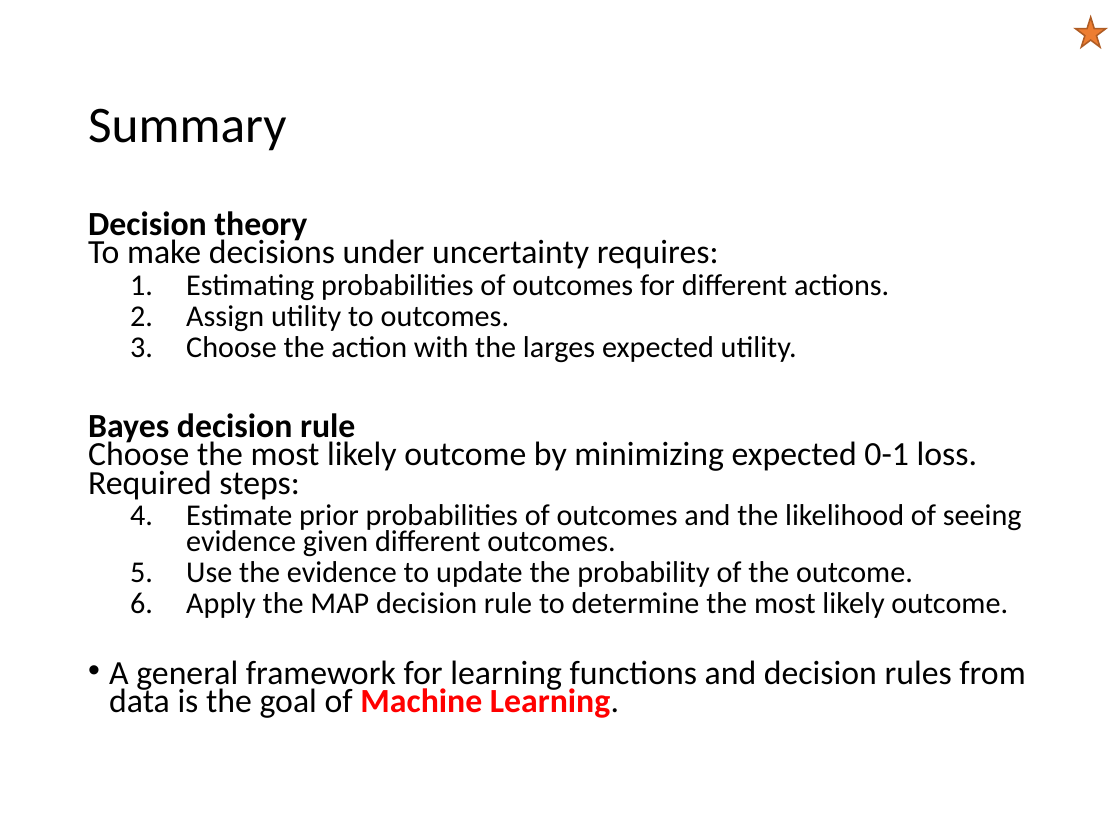
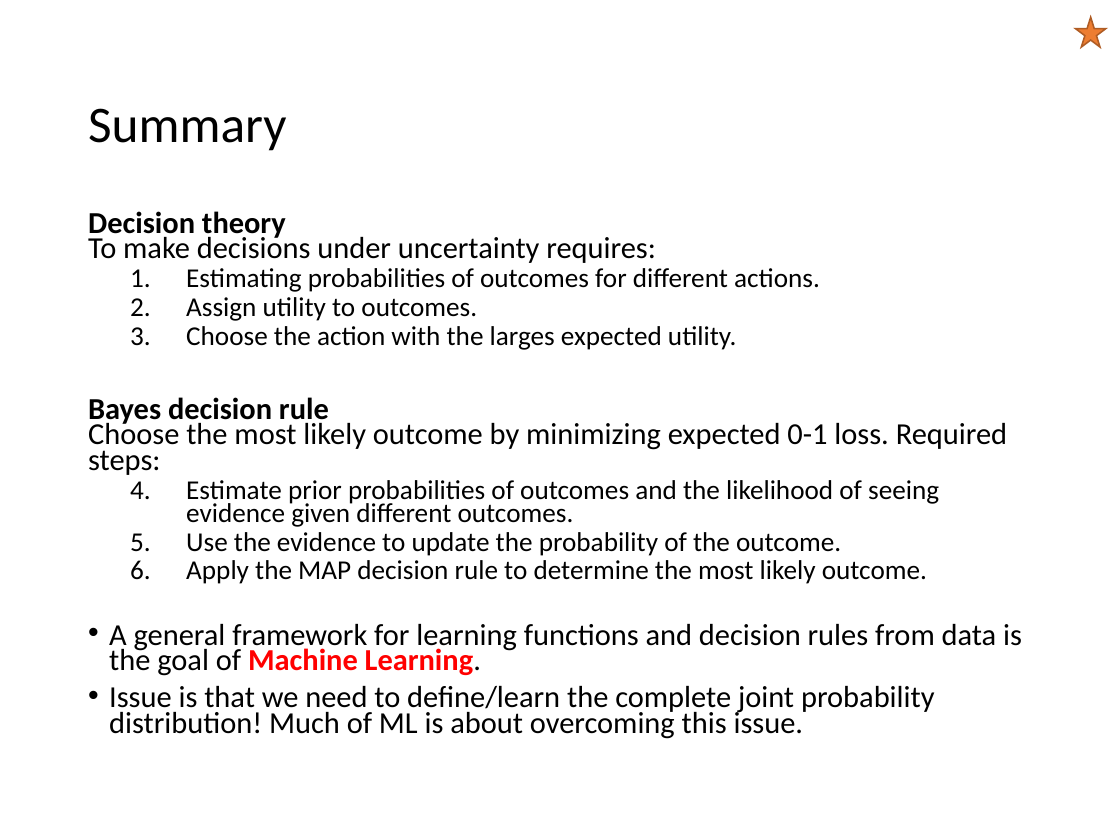
Before and after one commit to mhahsler/CS7320-AI, a slide deck: slide 42 of slides/12_uncertainty.pptx (slide 41 before the commit). Drawn at 1120x840 pixels with LibreOffice and Linux fonts; fonts in the diff are those of the drawing. Boxes give left, top, right and bottom in pixels: in the first picture for what was removed or moved away, otherwise in the second. Text is boxed around its words. In the diff, an @@ line names an element or a change of style, - is before the commit and + after.

```diff
--- a/slides/12_uncertainty.pptx
+++ b/slides/12_uncertainty.pptx
@@ text at <box>88,211,1022,676</box>: size 21.7 to 19.6 pt in "Decision theory To make decisions under uncertainty ...", "Bayes decision rule Choose the most likely ...", "A general framework for learning functions and ..."; size 19.4 to 17.5 pt in "Estimating probabilities of outcomes for different actions.", "Assign utility to outcomes.", "Choose the action with the larges expected ...", "Estimate prior probabilities of outcomes and the ..." and 2 more places @@
@@ text at <box>109,686,935,739</box>: paragraph added @@
+• Issue is that we need to define/learn the complete joint probability distribution! Much of ML is about overcoming this issue.
```
Also in this commit, not shown: 1 slide added, 3 other files.
